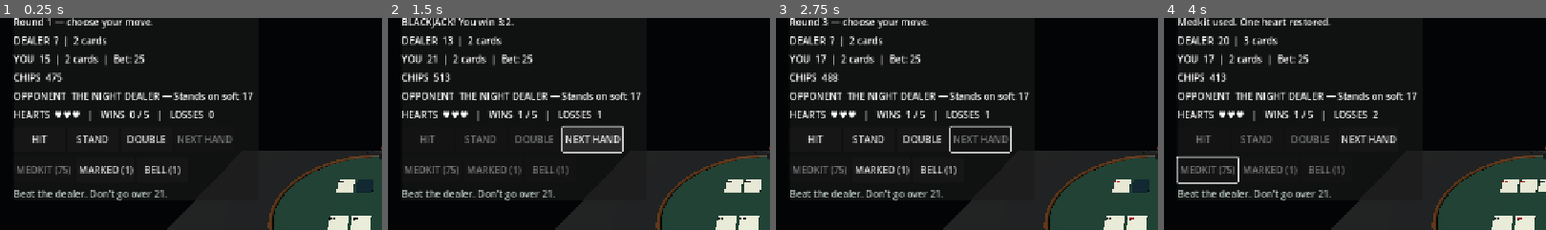
Above: before the commit, frames 1-4 (left to right).
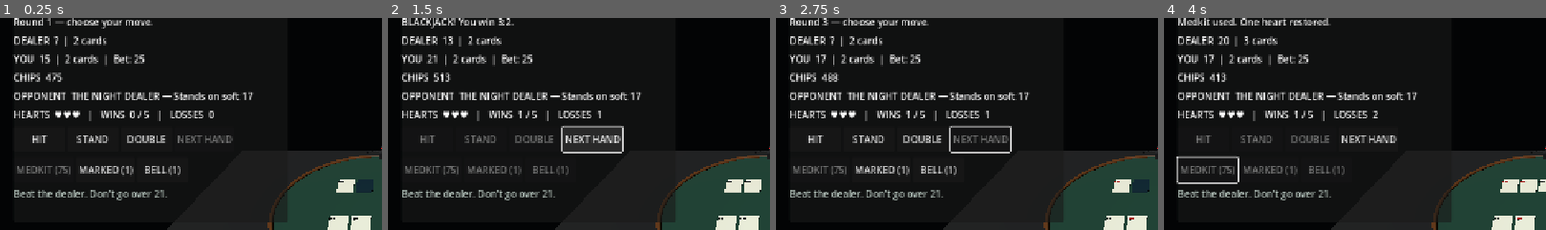
Above: after the commit, the same moments.

Repository: kage049754/Cgame
Game: Godot game, scene res://scenes/main.tscn
Same seed, same stepped clock (60 frames per second), same inputs: the game is played once before the commit and once after it.
Inputs:
- Up to frame 1 (0.25 s): no input
- Up to frame 2 (1.5 s): click "HIT" at 0.5 s; click "NEXT HAND" at 1.25 s
- Up to frame 3 (2.75 s): click "NEXT HAND" at 2 s
- Up to frame 4 (4 s): click "STAND" at 2.75 s; click "MEDKIT (75)" at 3.5 s
The pictures show only the part of the screen within x 0-50%, y 8-58%; the shares and areas given below are measured in that part.

The runs differ from the first frame. In frame 1, 0.4% of the frame differs, in the area x 70-76%, y 79-97%; in frame 2, 0.4%; in frame 3, 0.4%; in frame 4, 0.4%.

Commit message:
Add restart flow for completed and chip-depleted runs

Diff:
--- a/scripts/main.gd
+++ b/scripts/main.gd
@@ -23,6 +23,7 @@
 var medkit_button: Button
 var marked_button: Button
 var bell_button: Button
+var restart_button: Button
 var survival := SurvivalRun.new()
 var items := SurvivalItemsState.new()
 var dealer_revealed := false
@@ -103,7 +104,7 @@
 	add_child(layer)
 	var panel := PanelContainer.new()
 	panel.position = Vector2(22, 18)
-	panel.size = Vector2(410, 265)
+	panel.size = Vector2(460, 390)
 	layer.add_child(panel)
 	var column := VBoxContainer.new()
 	column.add_theme_constant_override("separation", 9)
@@ -145,6 +146,10 @@
 	item_actions.add_child(marked_button)
 	bell_button = _make_button("BELL (1)", _on_house_bell)
 	item_actions.add_child(bell_button)
+	restart_button = _make_button("RESTART RUN", _on_restart)
+	restart_button.custom_minimum_size = Vector2(150, 42)
+	restart_button.visible = false
+	column.add_child(restart_button)
 
 	var hint := Label.new()
 	hint.text = "Beat the dealer. Don't go over 21."
@@ -197,6 +202,18 @@
 		_finish_round()
 	_update_ui()
 	_render_cards()
+
+func _on_restart() -> void:
+	survival.reset()
+	items.reset()
+	chips = STARTING_CHIPS
+	current_bet = BASE_BET
+	round_number = 0
+	round_active = false
+	dealer_revealed = false
+	house_bell_active = false
+	status_label.text = "A new run begins."
+	_new_round()
 
 func _on_hit() -> void:
 	if not round_active:
@@ -321,3 +338,4 @@
 	bell_button.text = "BELL ACTIVE" if house_bell_active else "BELL (%d)" % items.house_bells
 	marked_button.disabled = not round_active or items.marked_cards <= 0 or dealer_revealed
 	bell_button.disabled = not round_active or items.house_bells <= 0 or house_bell_active
+	restart_button.visible = not round_active and (survival.finished or chips <= 0)
